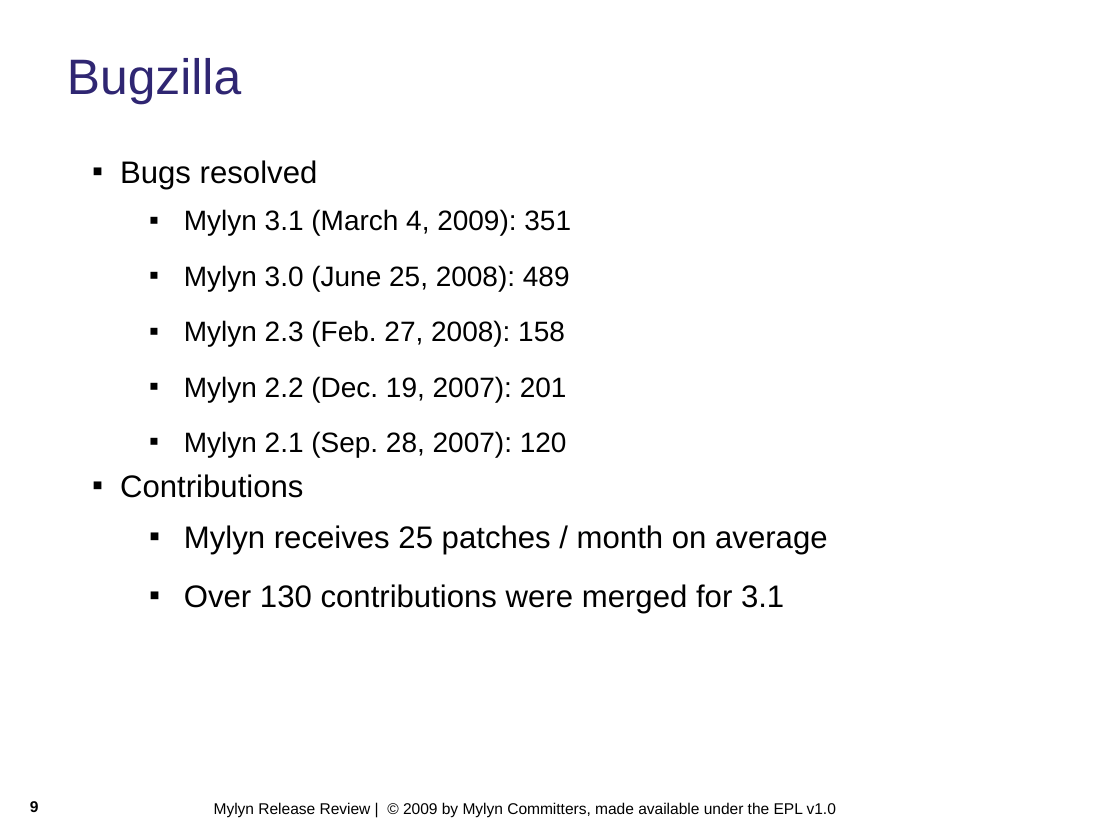
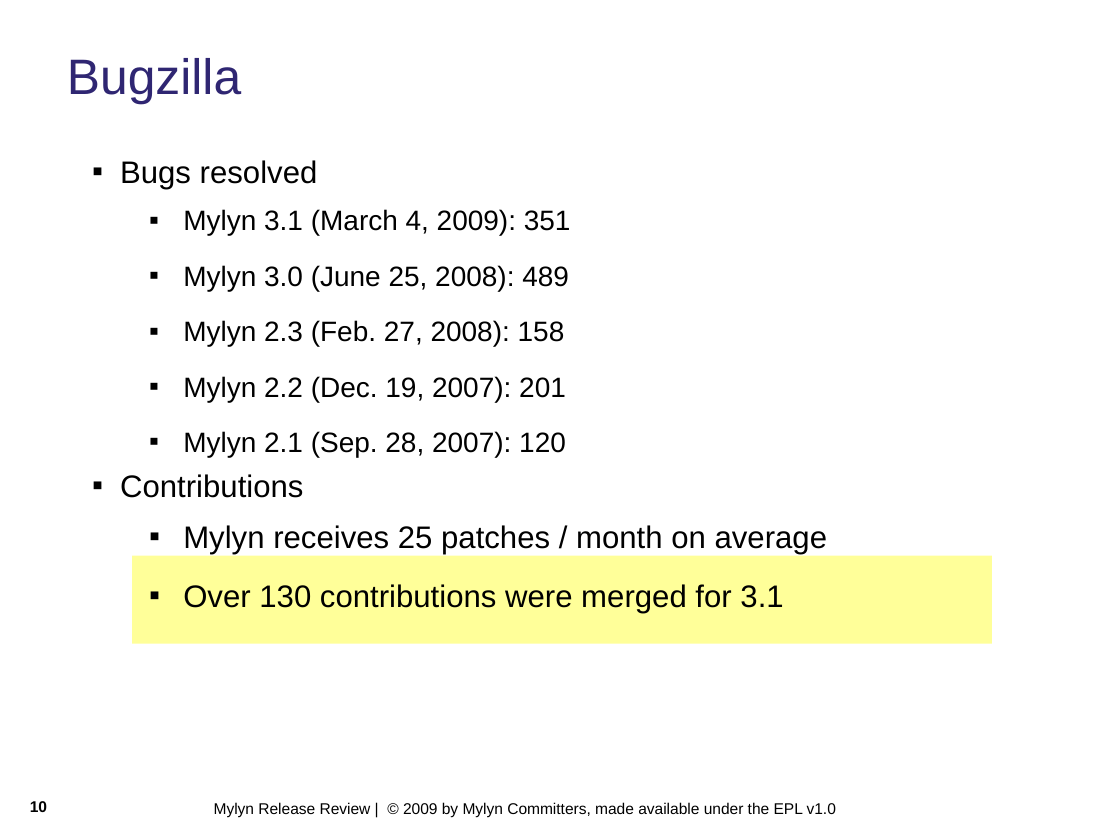
Before and after one commit to eclipse-mylyn/mylyn-website, a slide deck: slide 10 of publications/2009-03-mylyn-3.1-release-review.ppt (slide 9 before the commit). Drawn at 1120x840 pixels with LibreOffice and Linux fonts; fonts in the diff are those of the drawing; background and template pictures are left out. Boxes give left, top, right and bottom in pixels: in the first picture for what was removed or moved away, otherwise in the second. Text is boxed around its words. In the diff, an @@ line names an element or a change of style, - is before the commit and + after.

Commit message:
NEW - bug 263860: prepare Mylyn 3.1 release review https://bugs.eclipse.org/bugs/show_bug.cgi?id=263860

```diff
--- a/publications/2009-03-mylyn-3.1-release-review.ppt
+++ b/publications/2009-03-mylyn-3.1-release-review.ppt
@@ text "Bugs resolved" at [120, 160, 828, 613]: indent changed @@
@@ rectangle added at [132, 556, 992, 644], fill #FFFF99 @@
@@ page number at [30, 801, 47, 812]: text changed @@
-9
+10
```
Also in this commit, not shown: 13 other slides changed, 3 slides added, 1 slide removed.
